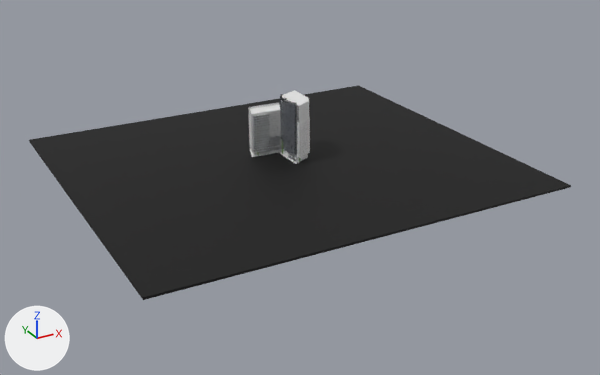
A saved change to the OBJ model AGT_TEMPLATE/game/assets/models/static/office/office.obj.
The view is the same before and after, from a camera (50 mm lens) standing at (-224.0, -435.0, 183.0) and looking at (-1.0, -29.0, -20.0). The axes (+X, +Y, +Z) are drawn at lower left. The lights are the same throughout. Where no turn or scale is listed for an object, it has been applied to the vertices. Vertices at the same position are counted once.

Objects in the first picture: 'Box01', 'Line127', 'Line206', 'Line72', 'Rectangl29'.
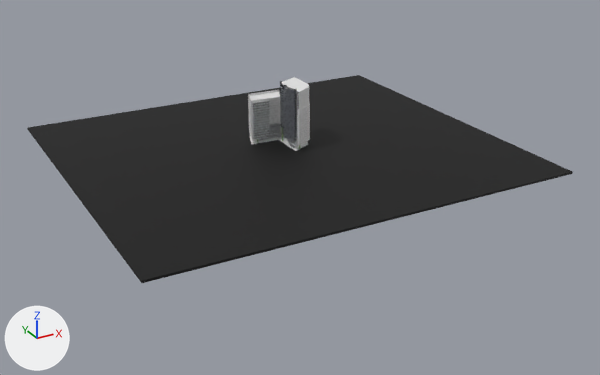
Location of each change, [x1, y1, x2, y2] in pixels of the pictures (600 x 375 px; the box of a moved part takes in the faces that stretch with it):
'Box01', reshaped: before [29, 85, 571, 300]; after [27, 75, 573, 283]
'Rectangl29', reshaped: before [248, 90, 310, 162]; after [248, 78, 310, 149]
'Line206', reshaped: before [253, 95, 297, 154]; after [253, 81, 297, 141]
'Line72', reshaped: before [250, 91, 308, 159]; after [249, 77, 310, 146]
part 2 of me_line206, moved or reshaped: before [280, 95, 297, 154]; after [280, 81, 297, 141]
part 3 of me_line206, moved or reshaped: before [253, 115, 270, 151]; after [253, 101, 269, 139]
part 4 of me_line72, moved or reshaped: before [282, 91, 308, 105]; after [282, 77, 308, 91]
part 5 of me_line72, moved or reshaped (not visible afterwards): before [250, 105, 280, 116]
part 6 of me_line72, moved or reshaped (not visible before): after [249, 92, 280, 103]
part 7 of me_rectangl29, moved or reshaped: before [295, 154, 306, 162]; after [295, 141, 306, 149]
part 8 of me_rectangl29, moved or reshaped: before [297, 117, 310, 157]; after [297, 103, 310, 144]
part 9 of me_rectangl29, rebuilt: before [248, 104, 280, 151]; after [248, 91, 280, 139]
part 10 of me_rectangl29, deleted: before [251, 96, 299, 154]
part 11 of me_rectangl29, moved or reshaped: before [251, 90, 309, 147]; after [251, 78, 309, 141]

What the commit changed:
me_box01 is used by ob_box01; location (0.0, 0.0, 0.0).
me_box01 had 8 vertices, 12 faces and spanned x -132.0..125.0, y -124.0..103.0, z -10.0..-9.0.
me_box01 now has 8 vertices, 12 faces and spans x -132.0..125.0, y -124.0..103.0, z -1.0..0.0.
me_box01 part 1: the whole mesh is rebuilt.
me_line206 has 86 vertices, 86 faces and spans x -15.3..3.5, y -17.3..4.1, z -4.9..30.1.
me_line206 is used by ob_line206; location (0.0, 0.0, 0.0).
me_line206 part 2: the loose piece of 70 vertices spanning x 0.2..3.5, y -17.3..1.2, z -3.0..30.1 is moved by (0.0, 0.0, 8.5).
me_line206 part 3: the loose piece of 8 vertices spanning x -15.3..-5.0, y 2.9..4.1, z -4.9..18.0 is moved by (0.0, 0.0, 8.5).
me_line72 has 1506 vertices, 2856 faces and spans x -16.5..16.7, y -20.1..17.6, z -6.0..28.6.
me_line72 is used by ob_line72; location (0.0, 0.0, 0.0).
me_line72 part 4: the loose piece of 60 vertices spanning x 0.4..16.0, y -19.1..9.1, z 28.5..28.6 is moved by (0.0, 0.0, 8.5).
me_line72 part 5: the loose piece of 16 vertices spanning x -16.5..9.0, y 3.0..17.6, z 18.1..18.2 is moved by (0.0, 0.0, 0.8).
me_line72 part 6: the loose piece of 16 vertices spanning x -16.5..9.0, y 3.0..17.6, z 2.6..2.7 is moved by (0.0, 0.0, 24.0).
me_rectangl29 is used by ob_rectangl29; location (0.0, 0.0, 0.0).
me_rectangl29 had 2537 vertices, 3665 faces and spanned x -16.7..16.9, y -20.3..17.8, z -8.5..29.3.
me_rectangl29 now has 2537 vertices, 3665 faces and spans x -16.7..16.9, y -20.3..17.8, z 0.0..37.8.
me_rectangl29 part 7: the loose piece of 12 vertices spanning x 2.8..16.8, y -16.7..-6.0, z -8.5..-2.9 is moved by (0.0, 0.0, 8.5).
me_rectangl29 part 8: the loose piece of 20 vertices spanning x 3.4..16.8, y -20.3..9.7, z -4.9..17.6 is moved by (0.0, 0.0, 8.5).
me_rectangl29 part 9: the loose piece of 20 vertices spanning x -16.7..9.2, y 3.3..17.8, z -5.3..19.6 is rebuilt with 20 vertices and now spans x -16.7..9.2, y 3.3..17.8, z 3.2..28.1.
me_rectangl29 part 10: 45 loose pieces with 821 vertices, spanning x -16.6..16.8, y -19.2..17.1, z -8.5..29.3, are deleted.
me_rectangl29 part 11: 67 vertices moved within x -16.6..3.4, y 2.9..4.3, z 4.5..18.7; 709 vertices removed from x -16.6..16.4, y -19.6..9.3, z -5.3..28.7; 1471 vertices added at x -16.6..16.8, y -19.6..17.1, z 0.0..37.2.
Object 'Rectangl30.Rectangl31.Rectangl32.Rectangl33.Rectangl34.Rectangl_Rectangl30' (ob_rectangl30_rectangl31_rectangl32_rectangl33_rectangl34_rectangl_rectangl30) is deleted.
